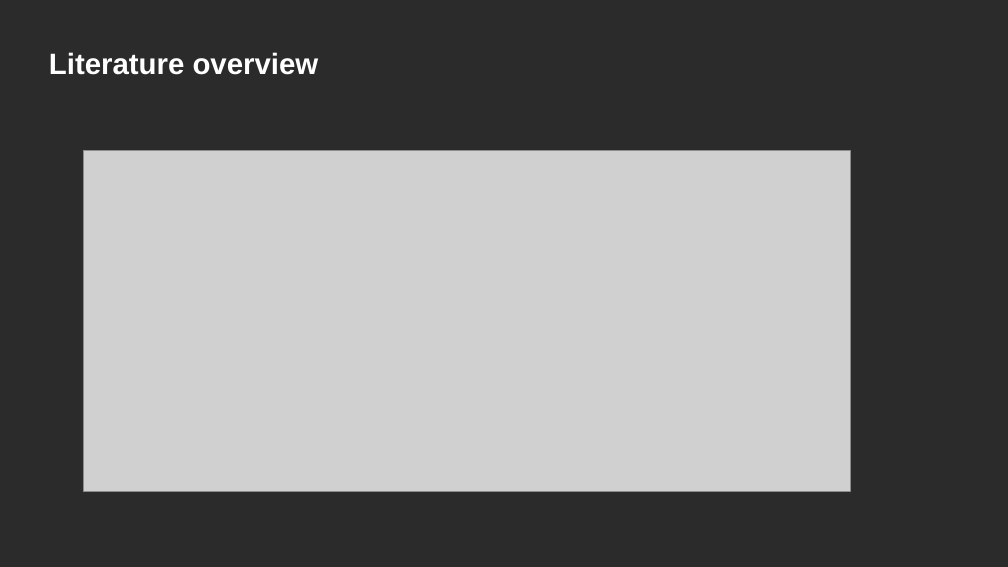
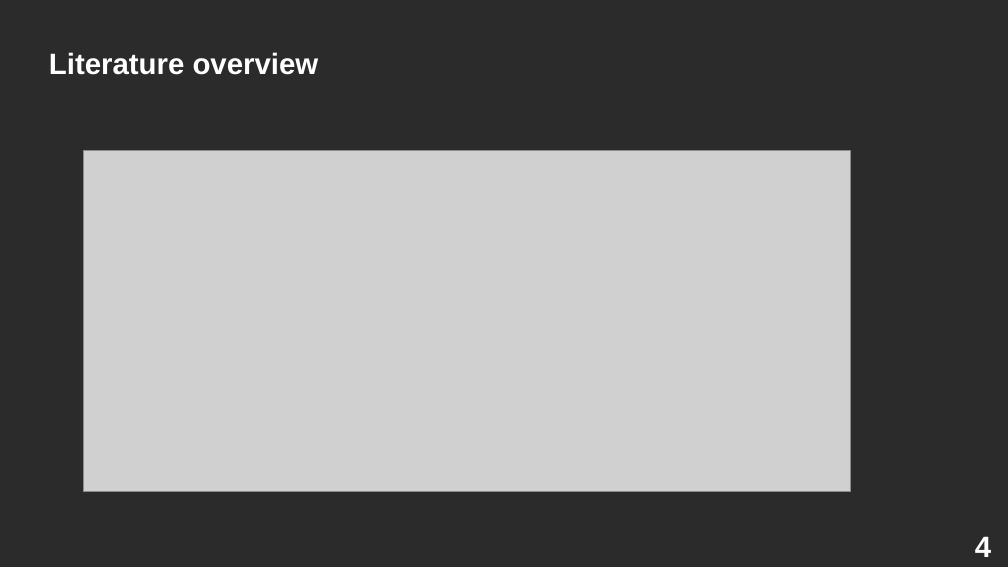
Before and after one commit to Dormant512/nir-presentation, a slide deck: slide 4 of Grig-nir-1.pptx (slide 3 before the commit). Drawn at 1008x567 pixels with LibreOffice and Linux fonts; fonts in the diff are those of the drawing; grey boxes stand for pictures; background and template pictures are left out; a plain dark background stands for a picture behind light text. Boxes give left, top, right and bottom in pixels: in the first picture for what was removed or moved away, otherwise in the second. Text is boxed around its words. In the diff, an @@ line names an element or a change of style, - is before the commit and + after.

```diff
--- a/Grig-nir-1.pptx
+++ b/Grig-nir-1.pptx
@@ text added at (x1=975, y1=536, x2=991, y2=557), 28 pt, text #FFFFFF, bold @@
+4
```
Also in this commit, not shown: 7 other slides changed, 3 slides added, 1 slide removed, 4 other files.
